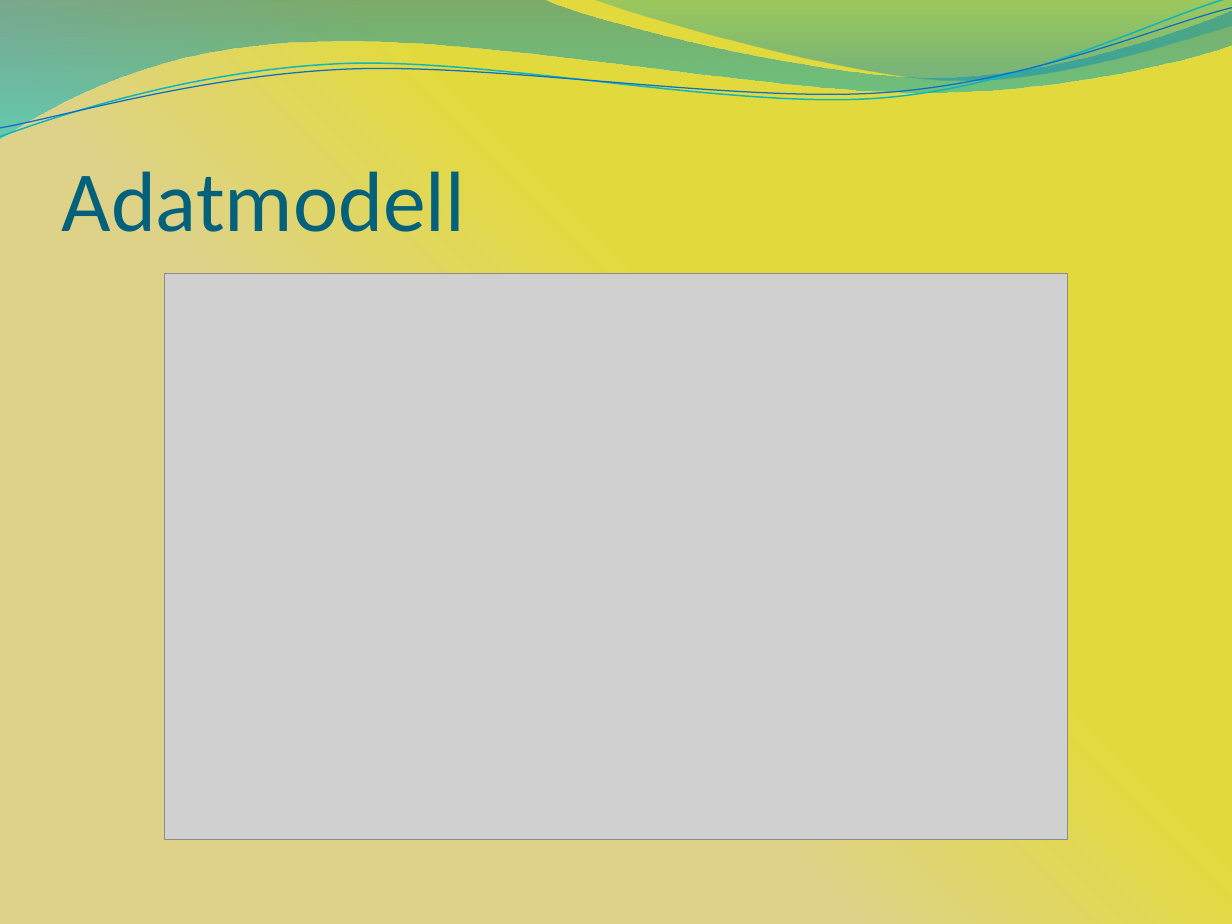
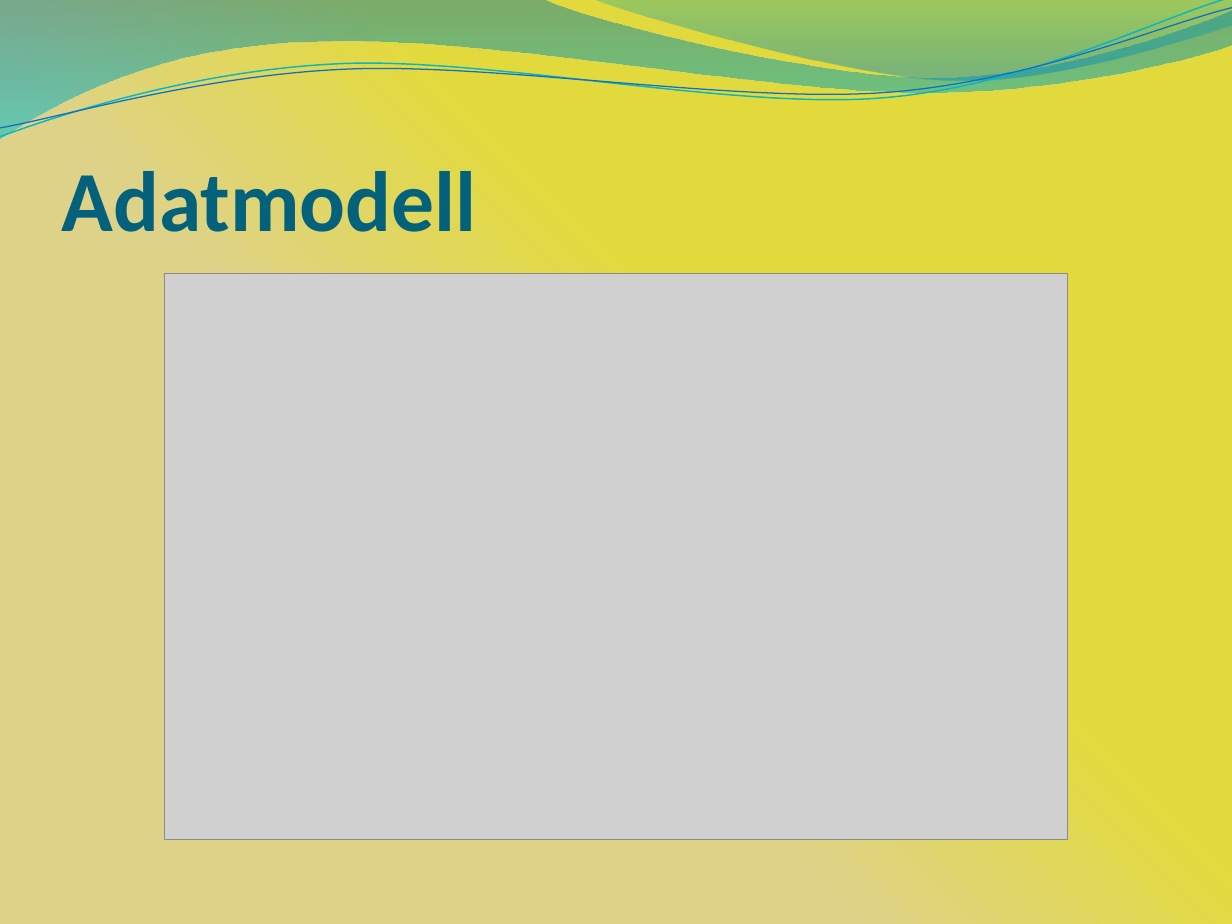
Before and after one commit to ProFreshCash/mobilfrontendanyagok, a slide deck: slide 3 of Varbirone_vedes_minta.pptx. Drawn at 1232x924 pixels with LibreOffice and Linux fonts; fonts in the diff are those of the drawing; grey boxes stand for pictures. Boxes give left, top, right and bottom in pixels: in the first picture for what was removed or moved away, otherwise in the second. Text is boxed around its words. In the diff, an @@ line names an element or a change of style, - is before the commit and + after.

```diff
--- a/Varbirone_vedes_minta.pptx
+++ b/Varbirone_vedes_minta.pptx
@@ title "Adatmodell" at [62, 160, 477, 232]: bold on @@
```
Also in this commit, not shown: 2 other slides changed, 5 slides added, 1 slide removed.
